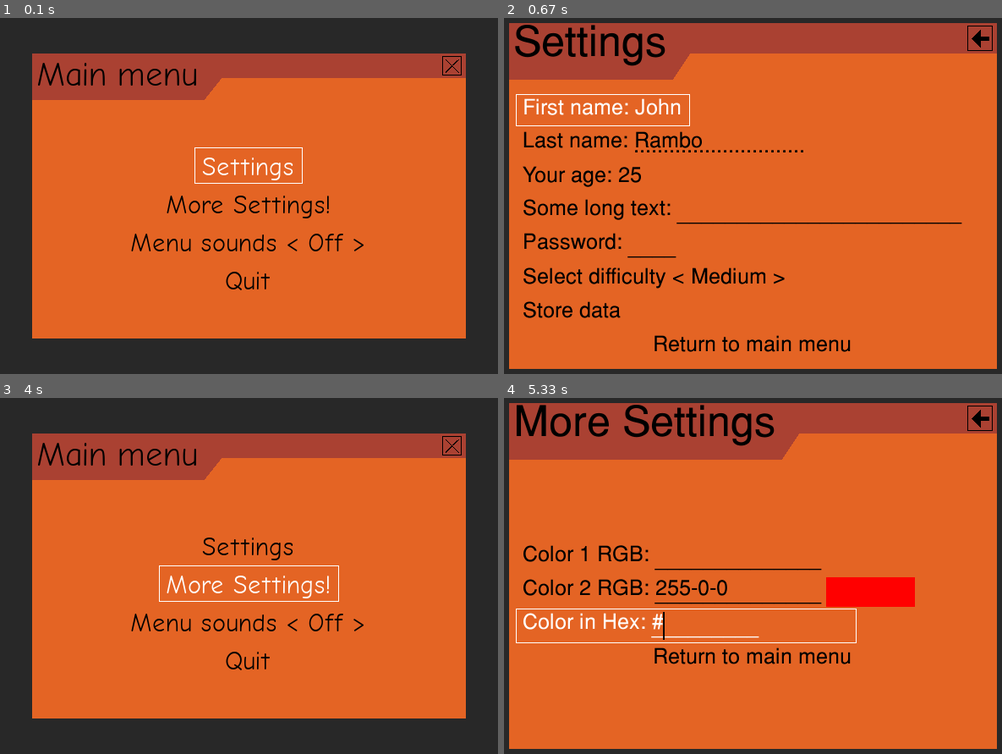
Above: before the commit, frames 1-4 (two rows, left to right).
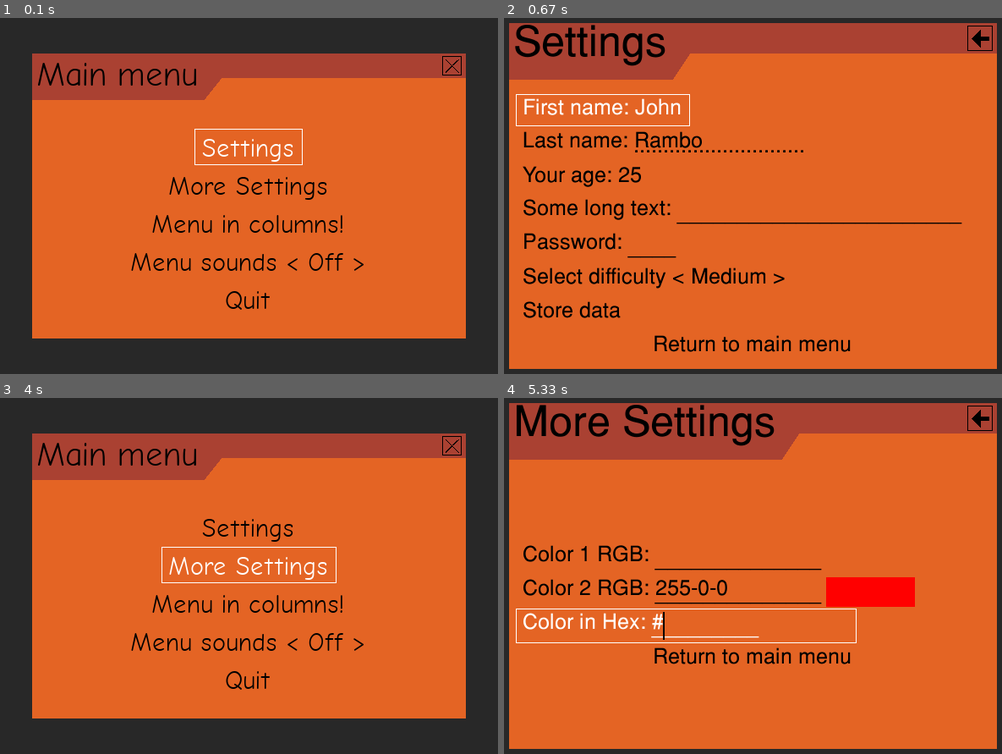
Above: after the commit, the same moments.

Repository: ppizarror/pygame-menu
Game: pygame game, started from pygameMenu/examples/multi_input.py
The game is run twice, just before and just after one commit, with the same random seed, the same clock (stepped at 60 frames per second) and the same inputs.
Inputs (mouse positions are in pixels of both pictures, inside the frame that each line leads up to):
- Up to frame 1 (0.1 s): no input
- Up to frame 2 (0.67 s): tap Enter at 0.33 s
- Up to frame 3 (4 s): type "ann" at 0.67 s; tap Enter at 1 s; press the mouse at (159, 526) at 1.25 s; move the mouse to (224, 533) at 1.35 s; release the mouse at (288, 543) at 1.48 s; click (59, 693) at 1.6 s; press the mouse at (239, 593) at 1.92 s; move the mouse to (149, 593) at 2.02 s; release the mouse at (54, 593) at 2.15 s; press the mouse at (69, 693) at 2.25 s; move the mouse to (69, 654) at 2.35 s; release the mouse at (74, 615) at 2.48 s; click (79, 522) at 2.6 s; click (149, 661) at 2.93 s; press the mouse at (159, 526) at 3.25 s; move the mouse to (219, 511) at 3.35 s; release the mouse at (283, 497) at 3.48 s; click (229, 718) at 3.6 s; click (204, 568) at 3.93 s
- Up to frame 4 (5.33 s): tap Y at 4.22 s; press the mouse at (718, 593) at 4.58 s; move the mouse to (728, 561) at 4.68 s; release the mouse at (743, 533) at 4.82 s; press the mouse at (688, 625) at 4.92 s; move the mouse to (767, 632) at 5.02 s; release the mouse at (847, 636) at 5.15 s; click (693, 632) at 5.27 s

The runs differ from the first frame. In frame 1, 3.6% of the frame differs, in the area x 26-74%, y 31-82%; in frame 2, nothing differs; in frame 3, 3.7%, in the area x 26-74%, y 33-82%; in frame 4, nothing differs.

Commit message:
Added columns to example

Diff:
--- a/pygameMenu/examples/multi_input.py
+++ b/pygameMenu/examples/multi_input.py
@@ -142,10 +142,8 @@
     sound.set_sound(pygameMenu.sound.SOUND_TYPE_ERROR, None)
 
     # -------------------------------------------------------------------------
-    # Create menus
-    # -------------------------------------------------------------------------
-
-    # Settings menu
+    # Create menus: Settings
+    # -------------------------------------------------------------------------
     settings_menu = pygameMenu.Menu(surface,
                                     bgfun=main_background,
                                     color_selected=COLOR_WHITE,
@@ -214,7 +212,9 @@
     settings_menu.add_button('Return to main menu', pygameMenu.events.BACK,
                              align=pygameMenu.locals.ALIGN_CENTER)
 
-    # More settings
+    # -------------------------------------------------------------------------
+    # Create menus: More settings
+    # -------------------------------------------------------------------------
     more_settings_menu = pygameMenu.Menu(surface,
                                          bgfun=main_background,
                                          color_selected=COLOR_WHITE,
@@ -233,7 +233,6 @@
                                          window_width=WINDOW_SIZE[0]
                                          )
 
-    # Test colors
     more_settings_menu.add_color_input('Color 1 RGB: ', color_type='rgb')
     more_settings_menu.add_color_input('Color 2 RGB: ', color_type='rgb', default=(255, 0, 0), input_separator='-')
 
@@ -249,7 +248,34 @@
     more_settings_menu.add_button('Return to main menu', pygameMenu.events.BACK,
                                   align=pygameMenu.locals.ALIGN_CENTER)
 
-    # Main menu
+    # -------------------------------------------------------------------------
+    # Create menus: Column buttons
+    # -------------------------------------------------------------------------
+    button_column_menu = pygameMenu.Menu(surface,
+                                         bgfun=main_background,
+                                         color_selected=COLOR_WHITE,
+                                         font=pygameMenu.font.FONT_HELVETICA,
+                                         font_color=COLOR_BLACK,
+                                         font_size=25,
+                                         font_size_title=50,
+                                         menu_alpha=100,
+                                         menu_color=MENU_BACKGROUND_COLOR,
+                                         menu_height=int(WINDOW_SIZE[1] * 0.50),
+                                         menu_width=int(WINDOW_SIZE[0] * 0.9),
+                                         onclose=pygameMenu.events.DISABLE_CLOSE,
+                                         title='More Settings',
+                                         widget_alignment=pygameMenu.locals.ALIGN_RIGHT,
+                                         window_height=WINDOW_SIZE[1],
+                                         window_width=WINDOW_SIZE[0],
+                                         columns=2,
+                                         rows=2,
+                                         )
+    for i in range(4):
+        button_column_menu.add_button('Button {0}'.format(i), pygameMenu.events.BACK)
+
+    # -------------------------------------------------------------------------
+    # Create menus: Main menu
+    # -------------------------------------------------------------------------
     main_menu = pygameMenu.Menu(surface,
                                 bgfun=main_background,
                                 color_selected=COLOR_WHITE,
@@ -270,7 +296,8 @@
     main_menu.set_fps(FPS)
 
     main_menu.add_button('Settings', settings_menu)
-    main_menu.add_button('More Settings!', more_settings_menu)
+    main_menu.add_button('More Settings', more_settings_menu)
+    main_menu.add_button('Menu in columns!', button_column_menu)
     main_menu.add_selector('Menu sounds',
                            [('Off', False), ('On', True)],
                            onchange=update_menu_sound)
